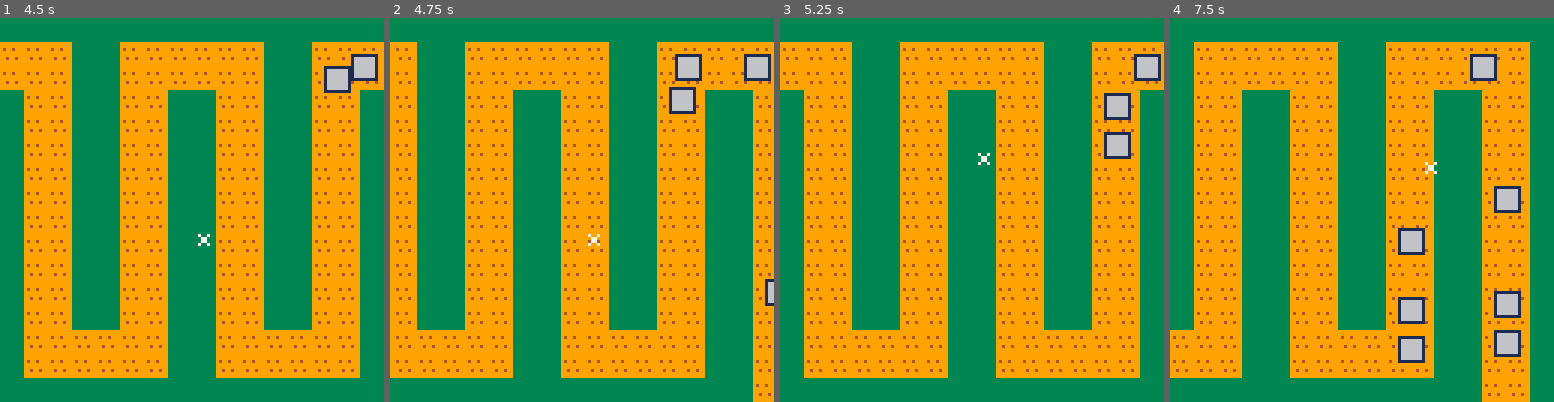
Above: before the commit, frames 1-4 (left to right).
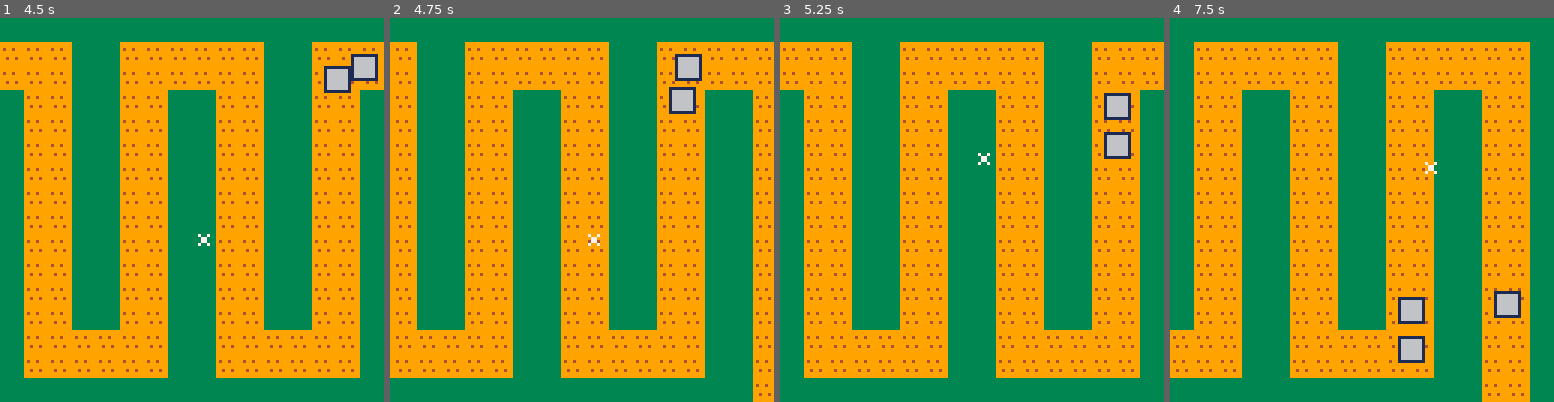
Above: after the commit, the same moments.

Repository: jwarmouth/dice-tower
Game: PICO-8 cartridge dieprototype.p8
Two runs of this game, one before a commit and one after it. Both use one fixed random seed, a clock stepped at 60 frames per second and the inputs below.
Inputs:
- Up to frame 1 (4.5 s): tap X (X key) at 0.33, 1.07, 1.85, 2.97, 4.08 s; hold Right 1.6-2.1 s; hold Up 2.15-2.42 s; hold Right 2.47-3.03 s; hold Left 3.08-3.58 s; hold Down 3.63-3.97 s; hold Right from 4.02 s (still down)
- Up to frame 2 (4.75 s): release Right at 4.68 s; hold Up from 4.73 s (still down)
- Up to frame 3 (5.25 s): release Up at 5.03 s; hold Left from 5.08 s (still down); tap X (X key) at 5.2 s
- Up to frame 4 (7.5 s): release Left at 5.68 s; hold Down 5.73-6.03 s; hold Right 6.08-6.58 s; tap X (X key) at 6.32, 7.43 s; hold Right 6.63-7.13 s; hold Up 7.18-7.45 s

Frame 1 is identical in both runs. In frame 2, 0.7% of the frame differs, in the area x 92-100%, y 9-75%; in frame 3, 0.5%; in frame 4, 2.0%, in the area x 59-92%, y 9-89%.

Commit message:
Update dieprototype.p8

Diff:
--- a/dieprototype.p8
+++ b/dieprototype.p8
@@ -63,6 +63,9 @@
 	else
 		prevtime -= 1
 	end
+	if prevtime == 1 then
+		difficulty += 2
+	end
 
 	if btnp(❎) and previewing then
 		local test = true
@@ -83,7 +86,6 @@
 			t[#t].timer = 0
 			t[#t].range = preview.range
 			t[#t].targets=preview.targets
-			difficulty += 1
 		end
 	end
 
